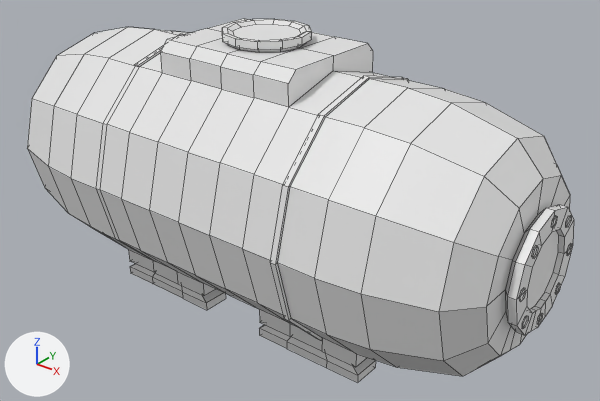
The FBX model Assets/Models/Environment/Decorations/IndustrialTank.fbx as it was, and as the next commit left it.
Camera for both pictures: a 50 mm camera at (0.08, 2.46, 2.99) aimed at (-2.79, 6.05, 0.76). The lights are fixed; the arrows at lower left show +X, +Y and +Z. The first picture is the older version. Mesh edges are drawn as thin lines. Where no turn or scale is listed for an object, it has been applied to the vertices.

Script lines for the objects in view, before the commit:
```python
me_circle = bpy.data.meshes.new('Circle')
me_circle.from_pydata(...)  # 656 vertices, 597 faces; spans x -1.72..1.81, y -0.79..0.78, z -1.72..0.07
# before: 251 (0.48, 0.0, 0.0) at pixel (333, 55), 252 (-0.47, 0.0, 0.0) at pixel (207, 28), 253 (0.24, 0.0, 0.0) at pixel (299, 48), 254 (-0.24, 0.0, 0.0), 469 (0.0, 0.0, 0.0)
# before: 566 (0.0, -0.39, -0.06) at pixel (220, 66), 567 (0.0, -0.33, 0.0) at pixel (227, 53), 568 (0.0, 0.33, 0.0), 569 (0.0, 0.39, -0.06), 570 (0.48, -0.33, 0.0) at pixel (295, 69)
# before: 571 (0.48, -0.39, -0.06) at pixel (288, 83), 572 (0.48, 0.39, -0.06) at pixel (373, 51), 573 (0.48, 0.33, 0.0) at pixel (367, 43), 574 (-0.47, -0.39, -0.06) at pixel (160, 51), 575 (-0.47, -0.33, 0.0) at pixel (167, 39)
# before: 576 (-0.47, 0.33, 0.0) at pixel (243, 18), 577 (-0.47, 0.39, -0.06), 578 (0.24, 0.39, -0.06), 579 (0.24, 0.33, 0.0) at pixel (334, 36), 580 (0.24, -0.33, 0.0) at pixel (260, 61)
# before: 581 (0.24, -0.39, -0.06) at pixel (253, 74), 582 (-0.24, 0.39, -0.06), 583 (-0.24, 0.33, 0.0), 584 (-0.24, -0.33, 0.0) at pixel (196, 46), 585 (-0.24, -0.39, -0.06) at pixel (189, 58)
ob_circle = bpy.data.objects.new('Circle', me_circle)
ob_circle.location = (-2.999, 6.003, 1.73)
```
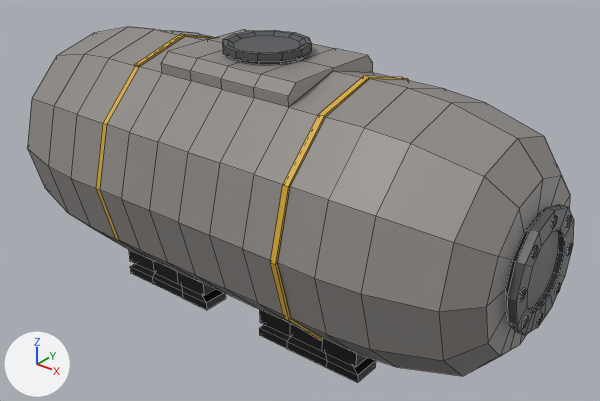
Pixel boxes [x1, y1, x2, y2] of what changed, in the pictures (600 x 401 px; the box of a moved part takes in the faces that stretch with it):
```json
{"object": "Circle", "change": "reshaped, recoloured", "before": [27, 18, 574, 383], "after": [27, 27, 574, 383], "on screen": "white to grey"}
{"part": 1, "of": "me_circle", "change": "moved or reshaped", "before": [222, 19, 312, 52], "after": [223, 30, 312, 64]}
{"part": 2, "of": "me_circle", "change": "moved or reshaped", "before": [161, 18, 373, 107], "after": [161, 29, 373, 107]}
{"part": 3, "of": "me_circle", "change": "recoloured", "before": [270, 76, 409, 340], "after": [270, 76, 409, 340]}
{"part": 4, "of": "me_circle", "change": "recoloured", "before": [96, 34, 185, 261], "after": [96, 34, 215, 261]}
{"part": 5, "of": "me_circle", "change": "recoloured", "before": [128, 249, 376, 383], "after": [128, 249, 376, 383], "on screen": "white to black"}
{"part": 6, "of": "me_circle", "change": "recoloured", "before": [519, 216, 572, 328], "after": [519, 216, 572, 328]}
{"part": 7, "of": "me_circle", "change": "recoloured", "before": [222, 19, 312, 52], "after": [223, 30, 312, 64]}
{"part": 8, "of": "me_circle", "change": "recoloured", "before": [505, 204, 574, 335], "after": [505, 204, 574, 335], "on screen": "white to dark grey"}
{"part": 9, "of": "me_circle", "change": "recoloured", "before": [27, 18, 570, 376], "after": [27, 27, 570, 376], "on screen": "white to grey"}
```

Scene script edits in JSON lines:
```json
{"op": "add", "block": "mat_yellow_002", "code": ["mat_yellow_002 = principled_material('Yellow.002')", "mat_yellow_002.base_color = (0.687, 0.413, 0.0262)  # yellow #d8ac2d"]}
{"op": "add", "block": "mat_material", "code": ["mat_material = principled_material('Material')", "mat_material.base_color = (0.27, 0.254, 0.242)  # grey #8e8a87"]}
{"op": "add", "block": "mat_black_001", "code": ["mat_black_001 = principled_material('Black.001')", "mat_black_001.base_color = (0.00273, 0.00273, 0.00368)  # black #09090c"]}
{"op": "add", "block": "mat_grey", "code": ["mat_grey = principled_material('Grey')", "mat_grey.base_color = (0.0823, 0.0887, 0.0953)  # dark grey #515457"]}
{"block": "me_circle", "where": "# used by ob_circle; location = (-2.999, 6.003, 1.73)"}
{"op": "remove", "block": "me_circle", "code": "me_circle.from_pydata(...)  # 656 vertices, 597 faces; spans x -1.72..1.81, y -0.79..0.78, z -1.72..0.07"}
{"op": "add", "block": "me_circle", "code": "me_circle.from_pydata(...)  # 656 vertices, 597 faces; spans x -1.72..1.81, y -0.79..0.78, z -1.72..0.0"}
{"block": "me_circle", "change": "me_circle part 1: the loose piece of 72 vertices spanning x -0.26..0.26, y -0.26..0.26, z 0.0..0.07 is moved by (0.0, 0.0, -0.07)"}
{"block": "me_circle", "change": "me_circle part 2"}
{"op": "add", "block": "me_circle", "code": "for i in [*range(251, 255), 469, *range(566, 586)]: me_circle.vertices[i].co += Vector((0.0, 0.0, -0.07))"}
{"block": "me_circle", "change": "me_circle part 3: 30 of the faces centred in x 0.68..0.71, y -0.74..0.73, z -1.39..-0.12 switch from no material to mat_yellow_002 (yellow #d8ac2d)"}
{"block": "me_circle", "change": "me_circle part 4: 23 of the faces centred in x -0.71..-0.67, y -0.72..0.73, z -1.39..-0.12 switch from no material to mat_yellow_002 (yellow #d8ac2d)"}
{"block": "me_circle", "change": "me_circle part 5: 143 of the faces centred in x -0.96..0.96, y -0.39..0.39, z -1.72..-1.53 switch from no material to mat_black_001 (black #09090c)"}
{"block": "me_circle", "change": "me_circle part 6: 56 of the faces centred in x 1.81, y -0.3..0.3, z -1.16..-0.55 switch from no material to mat_black_001 (black #09090c)"}
{"block": "me_circle", "change": "me_circle part 7: 61 of the faces centred in x -0.24..0.24, y -0.24..0.24, z 0.01..0.07 switch from no material to mat_grey (dark grey #515457)"}
{"block": "me_circle", "change": "me_circle part 8: 59 of the faces centred in x 1.74..1.81, y -0.31..0.31, z -1.18..-0.54 switch from no material to mat_grey (dark grey #515457)"}
{"block": "me_circle", "change": "me_circle part 9: 219 of the faces centred in x -1.72..1.72, y -0.72..0.72, z -1.6..0.0 switch from no material to mat_material (grey #8e8a87)"}
```
